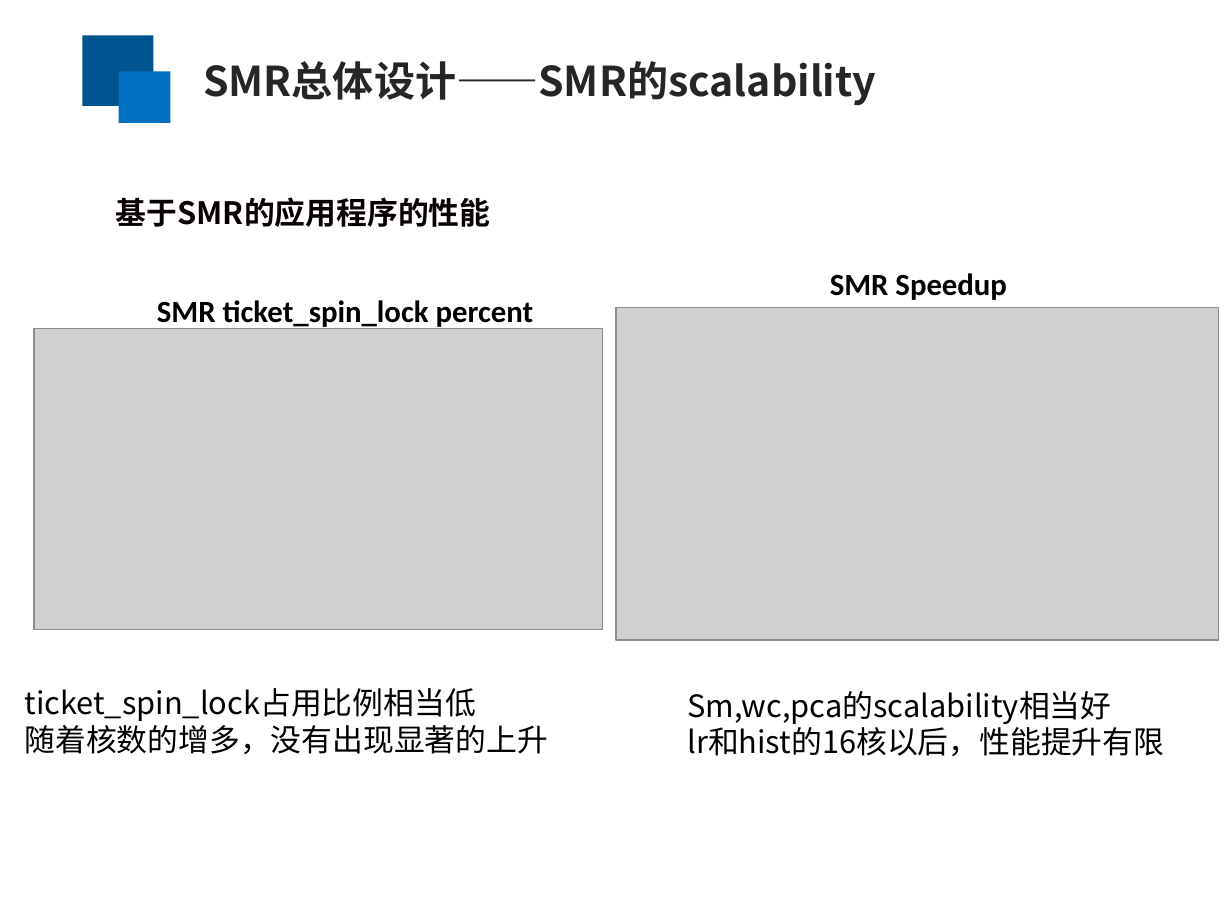
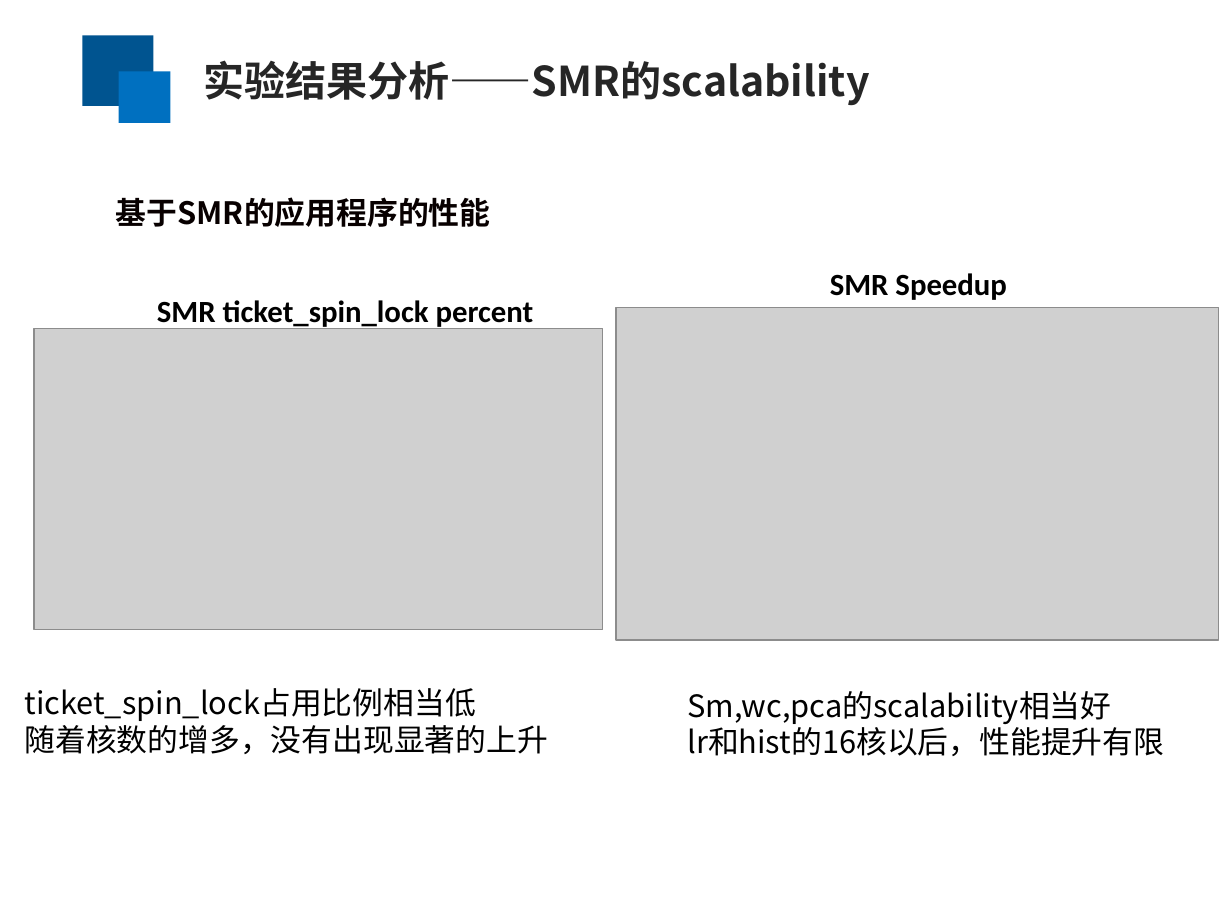
Before and after one commit to yufenyu/work, a slide deck: slide 20 of dmr_paper/paper/chinaSys-2016.ppt (slide 21 before the commit). Drawn at 1232x924 pixels with LibreOffice and Linux fonts; fonts in the diff are those of the drawing; grey boxes stand for pictures. Boxes give left, top, right and bottom in pixels: in the first picture for what was removed or moved away, otherwise in the second. Text is boxed around its words. In the diff, an @@ line names an element or a change of style, - is before the commit and + after.

```diff
--- a/dmr_paper/paper/chinaSys-2016.ppt
+++ b/dmr_paper/paper/chinaSys-2016.ppt
@@ text at (203, 60, 869, 105): text changed @@
-SMR总体设计——SMR的scalability
+实验结果分析——SMR的scalability
```
Also in this commit, not shown: 11 other slides changed, 1 slide removed.
